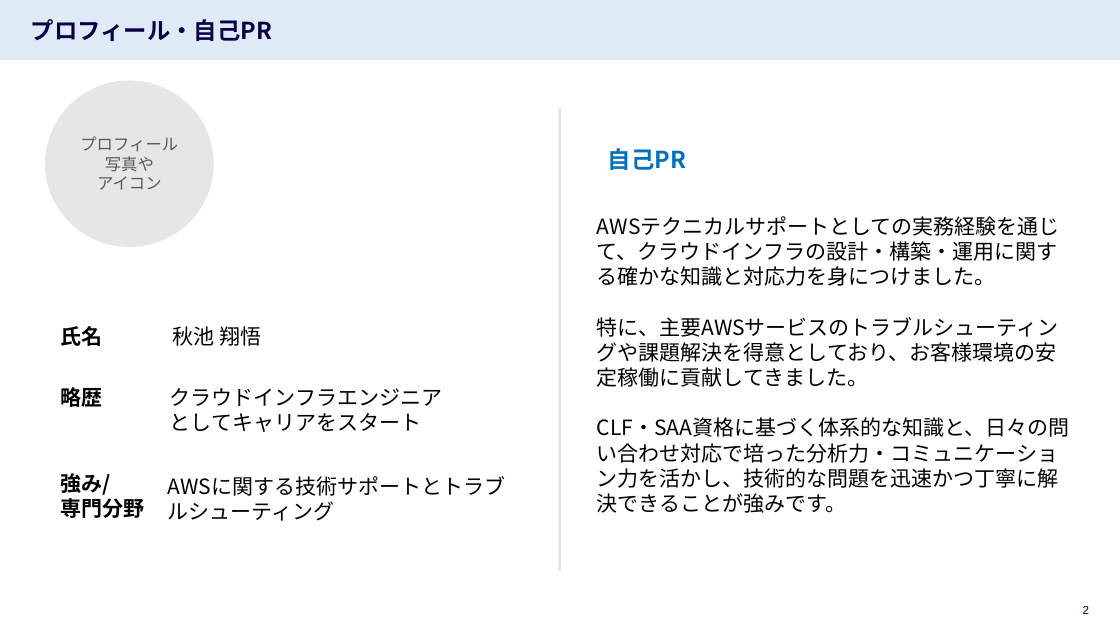
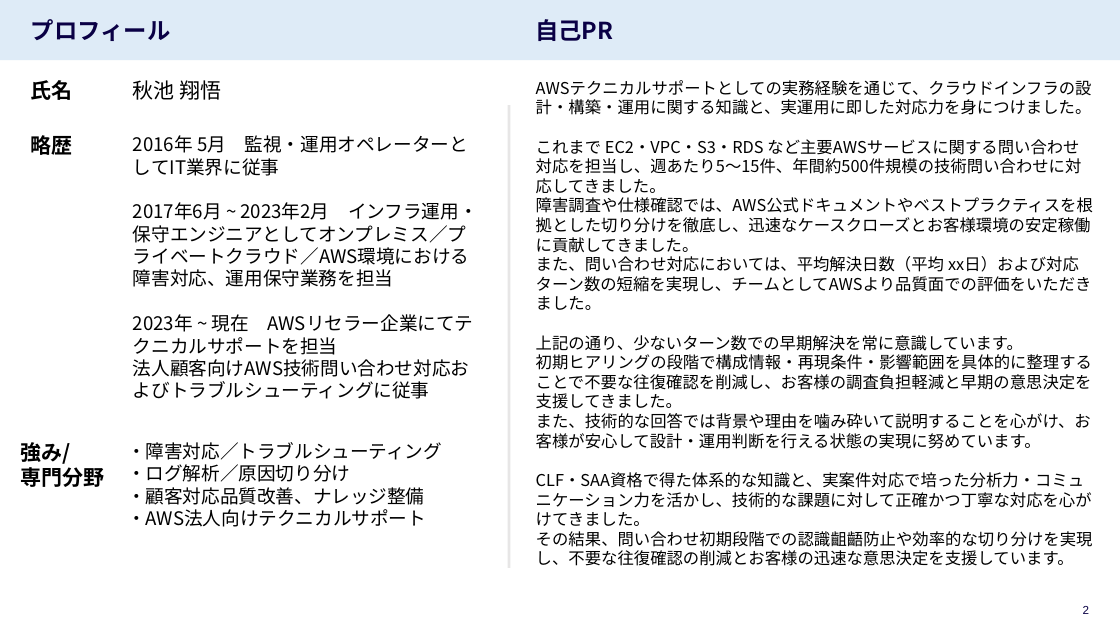
Before and after one commit to ShohgoAkiike/aws-support-portfolio, a slide deck: slide 2 of ポートフォリオ_秋池.pptx. Drawn at 1120x630 pixels with LibreOffice and Linux fonts; fonts in the diff are those of the drawing. Boxes give left, top, right and bottom in pixels: in the first picture for what was removed or moved away, otherwise in the second. Text is boxed around its words. In the diff, an @@ line names an element or a change of style, - is before the commit and + after.

```diff
--- a/ポートフォリオ_秋池.pptx
+++ b/ポートフォリオ_秋池.pptx
@@ title at (31, 19, 171, 41): text changed @@
-プロフィール・自己PR
+プロフィール
@@ text "自己PR": place and size @@
-text "自己PR" at (608, 148, 686, 170)
+text "自己PR" at (535, 19, 613, 41)
@@ text "自己PR" at (535, 19, 613, 41): text colour #0070C0 to #0A0045; line spacing 1 to 0.9; vertical alignment top to middle @@
@@ text "氏名": place and size @@
-text "氏名" at (60, 326, 102, 346)
+text "氏名" at (30, 80, 72, 100)
@@ ellipse removed at (45, 81, 214, 247) @@
-プロフィール
-写真や
-アイコン
@@ text "秋池 翔悟": place and size @@
-text "秋池 翔悟" at (172, 326, 261, 346)
+text "秋池 翔悟" at (133, 80, 222, 100)
@@ text at (536, 80, 1093, 566): text changed; size 18 to 14 pt @@
-AWSテクニカルサポートとしての実務経験を通じて、クラウドインフラの設計・構築・運用に関する確かな知識と対応力を身につけました。
-特に、主要AWSサービスのトラブルシューティングや課題解決を得意としており、お客様環境の安定稼働に貢献してきました。
-CLF・SAA資格に基づく体系的な知識と、日々の問い合わせ対応で培った分析力・コミュニケーション力を活かし、技術的な問題を迅速かつ丁寧に解決できることが強みです。
+AWSテクニカルサポートとしての実務経験を通じて、クラウドインフラの設計・構築・運用に関する知識と、実運用に即した対応力を身につけました。
+これまで EC2・VPC・S3・RDS など主要AWSサービスに関する問い合わせ対応を担当し、週あたり5〜15件、年間約500件規模の技術問い合わせに対応してきました。
+障害調査や仕様確認では、AWS公式ドキュメントやベストプラクティスを根拠とした切り分けを徹底し、迅速なケースクローズとお客様環境の安定稼働に貢献してきました。
+また、問い合わせ対応においては、平均解決日数（平均 xx日）および対応ターン数の短縮を実現し、チームとしてAWSより品質面での評価をいただきました。
+上記の通り、少ないターン数での早期解決を常に意識しています。
+初期ヒアリングの段階で構成情報・再現条件・影響範囲を具体的に整理することで不要な往復確認を削減し、お客様の調査負担軽減と早期の意思決定を支援してきました。
+また、技術的な回答では背景や理由を噛み砕いて説明することを心がけ、お客様が安心して設計・運用判断を行える状態の実現に努めています。
+CLF・SAA資格で得た体系的な知識と、実案件対応で培った分析力・コミュニケーション力を活かし、技術的な課題に対して正確かつ丁寧な対応を心がけてきました。
+その結果、問い合わせ初期段階での認識齟齬防止や効率的な切り分けを実現し、不要な往復確認の削減とお客様の迅速な意思決定を支援しています。
@@ rectangle: place and size @@
-rectangle at (559, 108, 561, 571)
+rectangle at (507, 105, 510, 568)
@@ text "略歴": place and size @@
-text "略歴" at (60, 384, 102, 410)
+text "略歴" at (30, 133, 72, 159)
@@ text at (133, 135, 478, 377): text changed; size 18 to 16 pt @@
-クラウドインフラエンジニア
-としてキャリアをスタート
+2016年 5月 監視・運用オペレーターとしてIT業界に従事
+2017年6月 ~ 2023年2月 インフラ運用・保守エンジニアとしてオンプレミス／プライベートクラウド／AWS環境における障害対応、運用保守業務を担当
+2023年 ~ 現在 AWSリセラー企業にてテクニカルサポートを担当
+法人顧客向けAWS技術問い合わせ対応およびトラブルシューティングに従事
@@ text "強み/": place and size @@
-text "強み/" at (60, 473, 144, 518)
+text "強み/" at (21, 442, 105, 487)
@@ text at (127, 442, 442, 527): text changed; size 18 to 16 pt @@
-AWSに関する技術サポートとトラブルシューティング
+・障害対応／トラブルシューティング
+・ログ解析／原因切り分け
+・顧客対応品質改善、ナレッジ整備
+・AWS法人向けテクニカルサポート
```
Also in this commit, not shown: 4 other slides changed.
